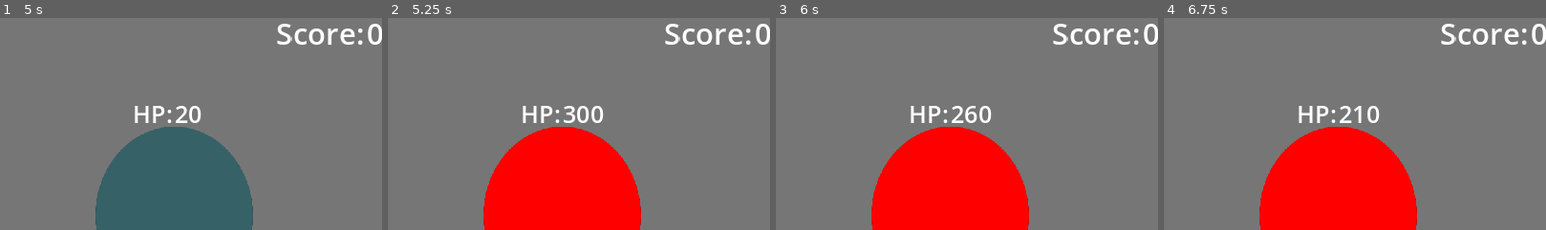
Above: before the commit, frames 1-4 (left to right).
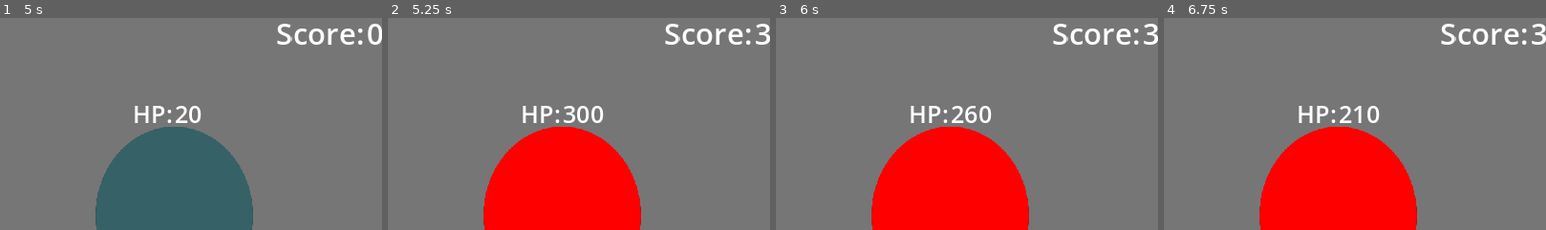
Above: after the commit, the same moments.

Repository: Kpokoko/cocojam
Game: Godot game, scene res://game/Scenes/main_game_scene.tscn
Two runs of this game, one before a commit and one after it. Both use one fixed random seed, a clock stepped at 60 frames per second and the inputs below.
Inputs (mouse positions are % of the whole screen's width and height, from its top left):
- Up to frame 1 (5 s): click "Кидаю степ" at 0.5 s; click "Кидаю степ" at 1.25 s; click "Кидаю степ" at 2 s; click "Кидаю степ" at 2.75 s; click (37, 52) at 3.52 s; click "Кидаю степ" at 4.25 s
- Up to frame 2 (5.25 s): click "Кидаю степ" at 5 s
- Up to frame 3 (6 s): click "Кидаю степ" at 5.75 s
- Up to frame 4 (6.75 s): click "Кидаю степ" at 6.5 s
The pictures show only the part of the screen within x 50-100%, y 0-50%; the shares and areas given below are measured in that part.

Frame 1 is identical in both runs. In frame 2, 0.2% of the frame differs, in the area x 96-100%, y 2-13%; in frame 3, 0.2%; in frame 4, 0.2%.
Error after the commit: Invalid access to property or key 'out_of_steps' on a base object of type 'Node (events.gd)'. (res://game/scripts/Monster.gd:33)

Commit message:
sadsadsa

Diff:
--- a/Monster.gd
+++ /dev/null
@@ -1,29 +0,0 @@
-extends Node2D
-
-class_name Monster
-
-@export var monster_name: String = "Goblin"
-@export var health: int = 100
-@export var damage: int = 10
-@export var steps_given: int = 6
-@export var sprite_texture: Texture2D
-
-func monster_initialize():
-	Globals.enemy_health = health
-	Globals.damage = damage
-	Globals.set_steps(steps_given)
-	Globals.steps = steps_given
-	Events.enemy_health_changes.emit(health)
-	Events.steps_changes.emit(steps_given)
-
-func take_damage(amount: int, steps: int):
-	Globals.change_enemy_health(-amount)
-	Globals.change_steps(-steps)
-	health = Globals.enemy_health
-	if health <= 0:
-		die()
-
-func die():
-	print("lolololololsadsadaws")
-	Globals.spawn_new_monster()
-	queue_free()
--- a/game/scene_parts/monster.tscn
+++ b/game/scene_parts/monster.tscn
@@ -1,6 +1,6 @@
 [gd_scene load_steps=3 format=3 uid="uid://csc81uvp57iww"]
 
-[ext_resource type="Script" path="res://Monster.gd" id="1_1iwwo"]
+[ext_resource type="Script" path="res://game/scripts/Monster.gd" id="1_1iwwo"]
 [ext_resource type="Texture2D" uid="uid://rm1246s2bl2v" path="res://game/sprites/Dragon.svg" id="2_50fuq"]
 
 [node name="Monster" type="Node2D"]
--- /dev/null
+++ b/game/scripts/Monster.gd
@@ -0,0 +1,77 @@
+extends Node2D
+
+class_name Monster
+
+@export var monster_name: String = "Goblin"
+@export var health: int = 100
+@export var damage: int = 10
+@export var steps_given: int = 6
+@export var sprite_texture: Texture2D
+@export var score: int = 3
+var blocked_turns = 0
+var def_damage = damage
+
+@export var effects = {
+	"poison": {
+		"duration": 0,
+		"damage": 0
+	},
+	"fire": {
+		"duration": 0,
+		"damage": 0
+	},
+	"cut": {
+		"duration": 0,
+		"damage": 0
+	},
+	"roots": {
+		"duration": 0
+	}
+}
+
+func _ready() -> void:
+	Events.out_of_steps.connect(effects_check)
+
+func monster_initialize():
+	Globals.enemy_health = health
+	Globals.damage = damage
+	Globals.set_steps(steps_given)
+	Globals.steps = Globals.deafault_steps
+	Events.enemy_health_changes.emit(health)
+	Events.steps_changes.emit(Globals.steps)
+
+func take_damage(amount: int, steps: int):
+	Globals.change_enemy_health(-amount)
+	Globals.change_steps(-steps)
+	health = Globals.enemy_health
+	if health <= 0:
+		die()
+
+func add_effect(effect: String, damage: int, duration: int):
+	if effect in effects:
+		if effect == "roots":
+			blocked_turns = duration - 1
+			if duration > 0:
+				Globals.damage = 0
+		else:
+			effects[effect]["damage"] += damage
+			effects[effect]["duration"] = duration
+	print("Добавлен эффект " + effect)
+
+func effects_check(new_health):
+	for effect_name in effects.keys():
+		var effect_data = effects[effect_name]
+		if effect_name != "roots" and effect_data["duration"] > 0:
+			take_damage(effect_data["damage"], 0)
+			effect_data["duration"] -= 1
+		elif effect_name != "roots" and effect_data["duration"] <= 0:
+			effect_data["damage"] = 0
+	if blocked_turns > 0:
+		blocked_turns -= 1
+	else:
+		Globals.damage = damage
+
+func die():
+	Globals.spawn_new_monster()
+	Globals.change_point(score)
+	queue_free()
--- /dev/null
+++ b/game/scripts/events.gd
@@ -0,0 +1,7 @@
+extends Node
+
+signal point_changes(points: int)
+signal health_changes(health: int)
+signal steps_changes(steps: int)
+signal enemy_health_changes(health: int)
+signal out_of_steps(health:int)
--- /dev/null
+++ b/game/scripts/globals.gd
@@ -0,0 +1,67 @@
+extends Node
+
+var points:= 0
+var health := 100
+var enemy_health := 100
+var steps := 6
+var damage := 15
+var deafault_steps := 6
+var deafault_player_steps := 1
+
+func change_point(diff: int):
+	points += diff
+	Events.point_changes.emit(points)
+
+func change_health(diff: int):
+	health += diff
+	Events.health_changes.emit	(health)
+
+func change_enemy_health(diff: int):
+	enemy_health += diff
+	Events.enemy_health_changes.emit(enemy_health)
+
+func set_damage(diff: int):
+	damage = diff
+
+func set_steps(diff: int):
+	deafault_steps = diff + deafault_player_steps
+
+func change_deafault_player_steps(diff: int):
+	deafault_player_steps += diff
+
+func change_steps(diff: int):
+	steps += diff
+	if steps <= 0:
+		change_health(-damage)
+		steps = deafault_steps
+		Events.out_of_steps.emit(health)
+
+	Events.steps_changes.emit(steps)
+
+func spawn_new_monster():
+
+
+	var monster_scene = preload("res://game/scene_parts/monster.tscn")  # Загружаем сцену монстра
+	var new_monster = monster_scene.instantiate()  # Создаём новый экземпляр
+
+	var old_monster = get_tree().current_scene.get_node_or_null("Monster")
+	if old_monster:
+		new_monster.name = "monster"
+	else:
+		new_monster.name = "Monster"
+	var monster_data = MonsterData.get_random_monster()
+
+	# Применяем параметры
+	new_monster.monster_name = monster_data["name"]
+	new_monster.health = monster_data["health"]
+	new_monster.damage = monster_data["damage"]
+	new_monster.steps_given = monster_data["steps_given"]
+	new_monster.score = monster_data["score"]
+	new_monster.get_node("Sprite2D").texture = monster_data["sprite"]
+	new_monster.monster_initialize()
+
+	# Добавляем монстра в сцену с задержкой (чтобы избежать ошибок загрузки)
+	get_tree().current_scene.call_deferred("add_child", new_monster)
+
+	# Обновляем UI
+	Events.enemy_health_changes.emit(new_monster.health)
--- /dev/null
+++ b/game/scripts/in_game_hud.gd
@@ -0,0 +1,70 @@
+extends MarginContainer
+
+@onready var health_label = $HBoxContainer/HP
+@onready var score_label = $HBoxContainer/Score
+@onready var steps_label = $HBoxContainer2/Steps
+@onready var enemy_health_label = $"../HBoxContainer2/HP_Enemy"
+var enemy = []
+
+func _ready():
+	Events.health_changes.connect(update_health)
+	Events.point_changes.connect(update_points)
+	Events.steps_changes.connect(update_steps)
+	Events.enemy_health_changes.connect(enemy_take_damage)
+	Globals.spawn_new_monster()
+
+
+func update_health(health: int):
+	health_label.text = str(health)
+
+func update_points(points: int):
+	score_label.text = str(points)
+
+func update_steps(steps: int):
+	steps_label.text = str(steps)
+
+func enemy_take_damage(en_health: int):
+	enemy_health_label.text = str(en_health)
+
+func _on_skill_1_pressed() -> void:
+	enemy = []
+	var Monster = get_tree().current_scene.get_node_or_null("Monster")
+	var monster = get_tree().current_scene.get_node_or_null("monster")
+	if Monster:
+		enemy.append(Monster)
+	elif monster:
+		enemy.append(monster)
+	enemy[0].take_damage(0,1)
+	enemy[0].add_effect("roots",0,2)
+
+
+func _on_skill_2_pressed() -> void:
+	enemy = []
+	var Monster = get_tree().current_scene.get_node_or_null("Monster")
+	var monster = get_tree().current_scene.get_node_or_null("monster")
+	if Monster:
+		enemy.append(Monster)
+	elif monster:
+		enemy.append(monster)
+	enemy[0].take_damage(0,1)
+	enemy[0].add_effect("poison",1,2)
+
+func _on_skill_3_pressed() -> void:
+	enemy = []
+	var Monster = get_tree().current_scene.get_node_or_null("Monster")
+	var monster = get_tree().current_scene.get_node_or_null("monster")
+	if Monster:
+		enemy.append(Monster)
+	elif monster:
+		enemy.append(monster)
+	enemy[0].take_damage(0,1)
+
+func _on_skill_4_pressed() -> void:
+	enemy = []
+	var Monster = get_tree().current_scene.get_node_or_null("Monster")
+	var monster = get_tree().current_scene.get_node_or_null("monster")
+	if Monster:
+		enemy.append(Monster)
+	elif monster:
+		enemy.append(monster)
+	enemy[0].take_damage(10,1)
